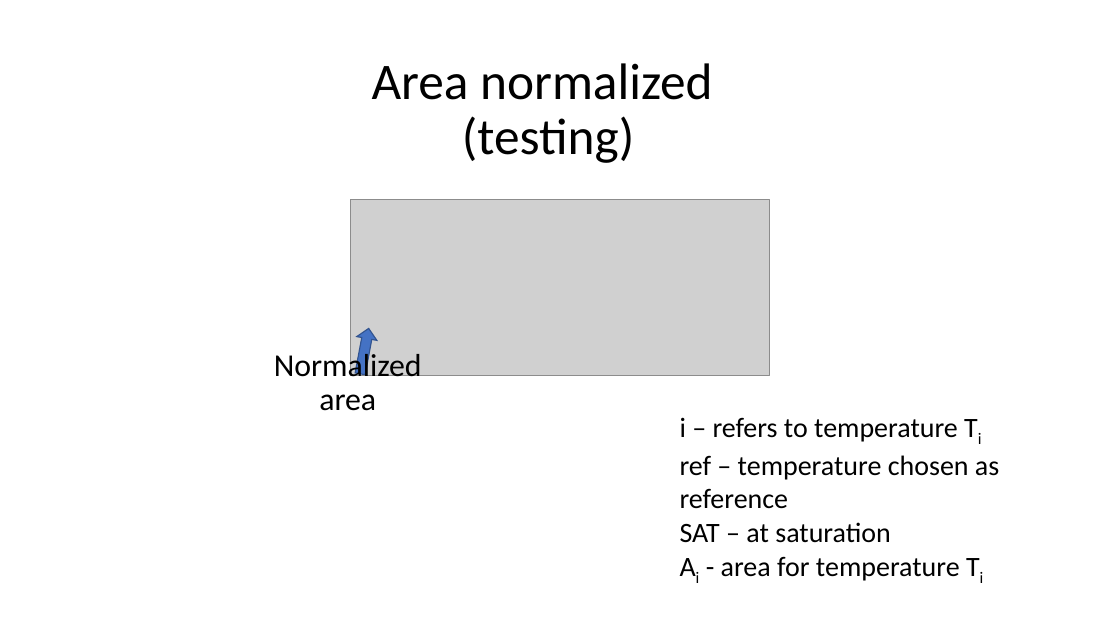
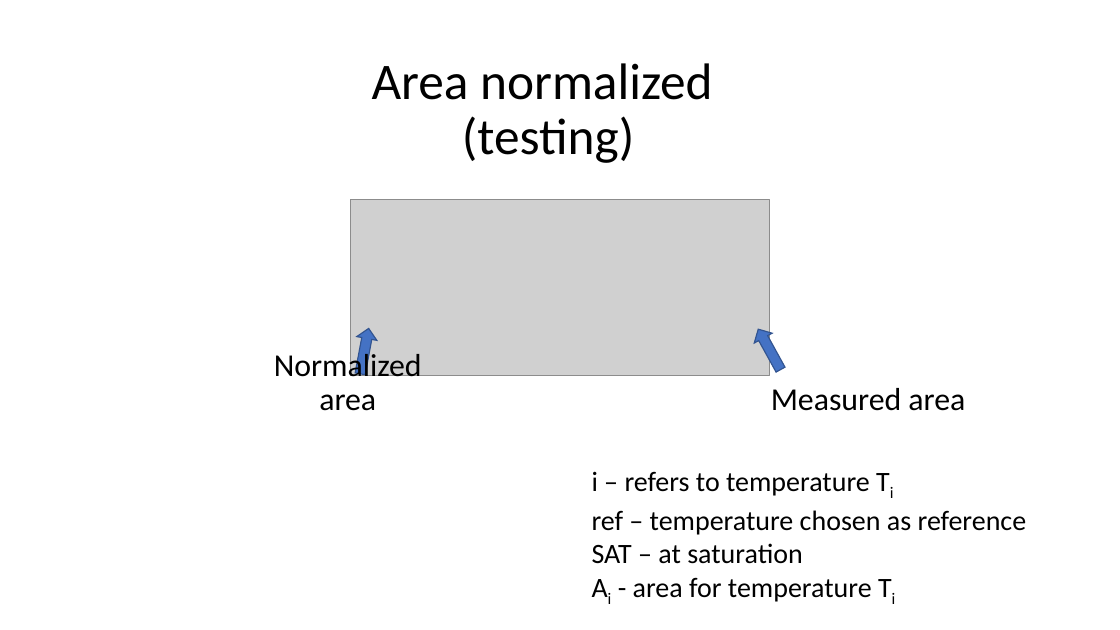
Before and after one commit to marija-iloska/CO_Pd, a slide deck: slide 6 of Presentation/Updates_COPd_plots_summary.pptx (slide 5 before the commit). Drawn at 1120x630 pixels with LibreOffice and Linux fonts; fonts in the diff are those of the drawing; grey boxes stand for pictures. Boxes give left, top, right and bottom in pixels: in the first picture for what was removed or moved away, otherwise in the second. Text is boxed around its words. In the diff, an @@ line names an element or a change of style, - is before the commit and + after.

```diff
--- a/Presentation/Updates_COPd_plots_summary.pptx
+++ b/Presentation/Updates_COPd_plots_summary.pptx
@@ right arrow added at (749, 324, 789, 375), fill #4472C4, outline #325491 1 pt @@
@@ text added at (771, 388, 965, 411), 27.3 pt, text #000000 @@
+Measured area
@@ text "i – refers to temperature ..." rewrapped from (680, 417, 999, 581) to (592, 471, 1027, 602) @@
```
Also in this commit, not shown: 9 other slides changed, 2 slides added, 1 slide removed, 32 other files.
